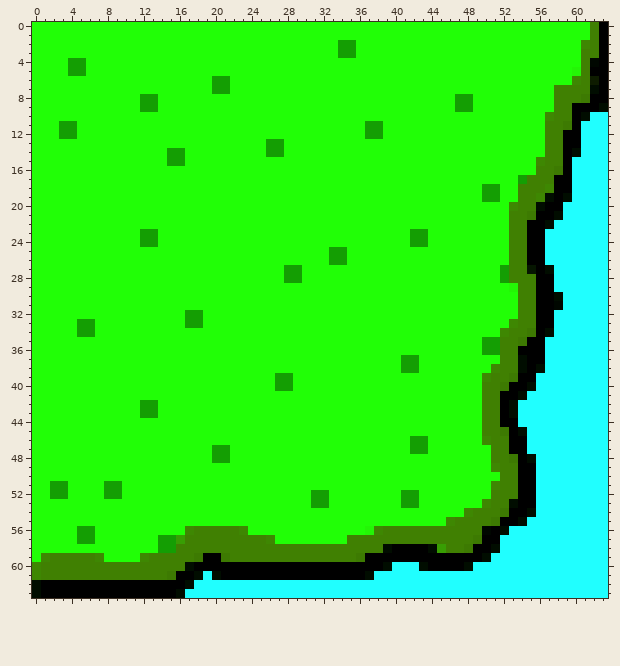
A pixel-art sprite gets an edit: images/world_grass_bottom_right.png. This is how it looked before the edit.
The file is 64x64 pixels. Colours within 5 levels of each other are drawn and written as one.
Once edited:
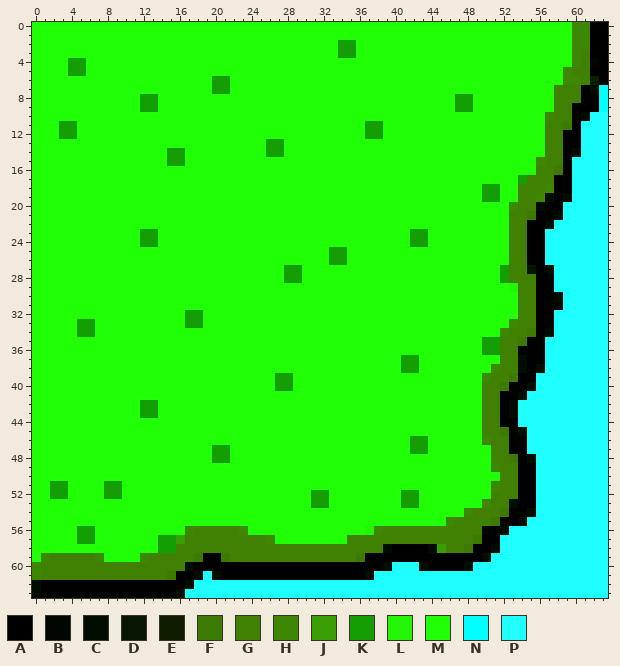
Palette (. is transparent): A #000000  B #000700  C #010d00  D #061601  E #0e1c00  F #3d7a02  G #408002  H #3e8702  J #389e03  K #149e03  L #24f506  M #21ff06  N #00ffff  P #20ffff
What changed:
Colour A replaces colour F in row 8 at x 61.
Colour A replaces colour G in rows 0 to 3 at x 62; in row 7 at x 61.
Colour G replaces colour L in row 5 at x 60.
Colour H replaces colour M in rows 0 to 1 at x 60 to 61; in rows 2 to 4 at x 60; in rows 5 to 6 at x 59.
Colour N replaces colour A in rows 7 to 8 at x 63.
Colour N replaces colour C in row 9 at x 63.
Changed places in both pictures, as pixel boxes (x1, y1, x2, y2):
changed: (563, 22, 608, 112)
